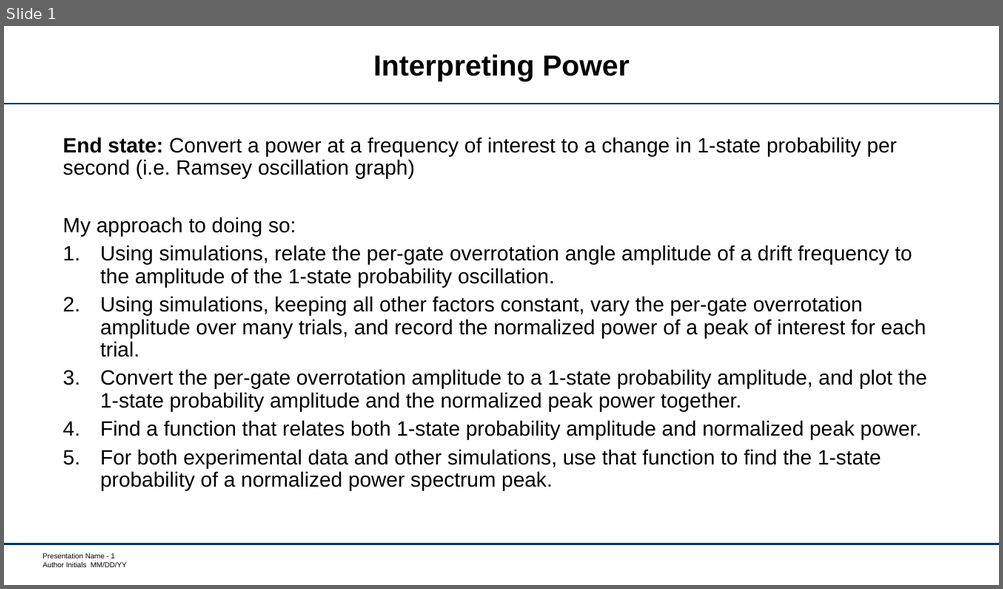
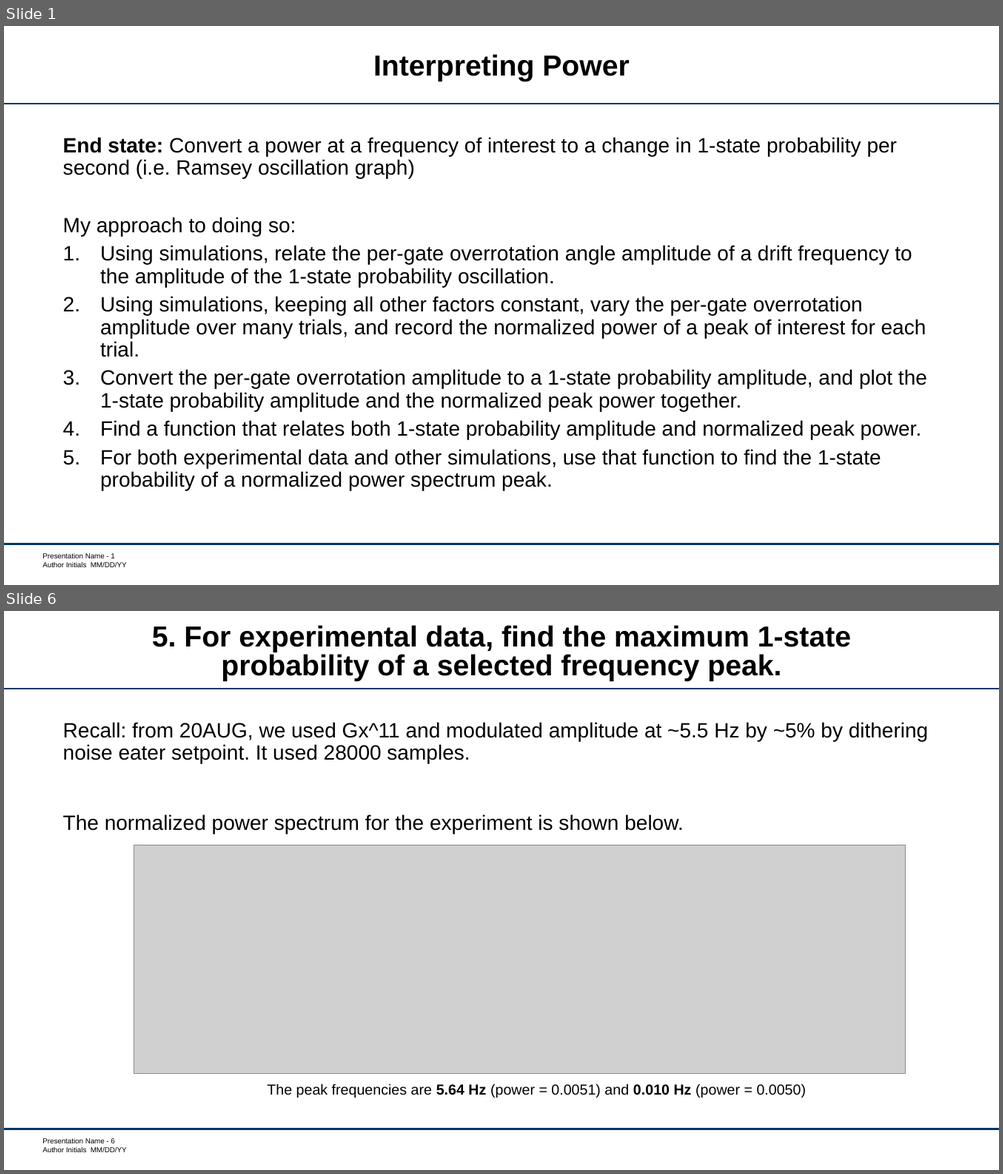
Before and after one commit to garretts-hub/GST_Work, a slide deck: 2018_09_04DriftUpdate.pptx. Shown one above the other, each under a label of ours: slide 1 before the commit, slides 1 and 6 after it; the slides between them are not shown. The pictures are 1003x589 and 1003x1174 pixels, drawn with LibreOffice and Linux fonts; fonts in the diff are those of the drawing; grey boxes stand for pictures; background and template pictures are left out. Boxes give left, top, right and bottom in pixels: in the first picture for what was removed or moved away, otherwise in the second. Text is boxed around its words. In the diff, an @@ line names an element or a change of style, - is before the commit and + after.

```diff
--- a/2018_09_04DriftUpdate.pptx
+++ b/2018_09_04DriftUpdate.pptx
@@ slide 6 added at box(4, 611, 999, 1170), background #FFFFFF; not listed: 3 template elements that a slide beside it also shows @@
@@ title added at box(152, 625, 851, 681), 28 pt, text #000000, bold @@
+5. For experimental data, find the maximum 1-state probability of a selected frequency peak.
@@ text added at box(63, 722, 928, 834), 20 pt, text #000000 @@
+Recall: from 20AUG, we used Gx^11 and modulated amplitude at ~5.5 Hz by ~5% by dithering noise eater setpoint. It used 28000 samples.
+The normalized power spectrum for the experiment is shown below.
@@ picture added at box(134, 846, 905, 1074) @@
@@ text added at box(267, 1084, 806, 1098), 14 pt, text #000000 @@
+The peak frequencies are 5.64 Hz (power = 0.0051) and 0.010 Hz (power = 0.0050)
```
Also in this commit, not shown: 6 other slides added, 2 slides removed, 8 other files.
